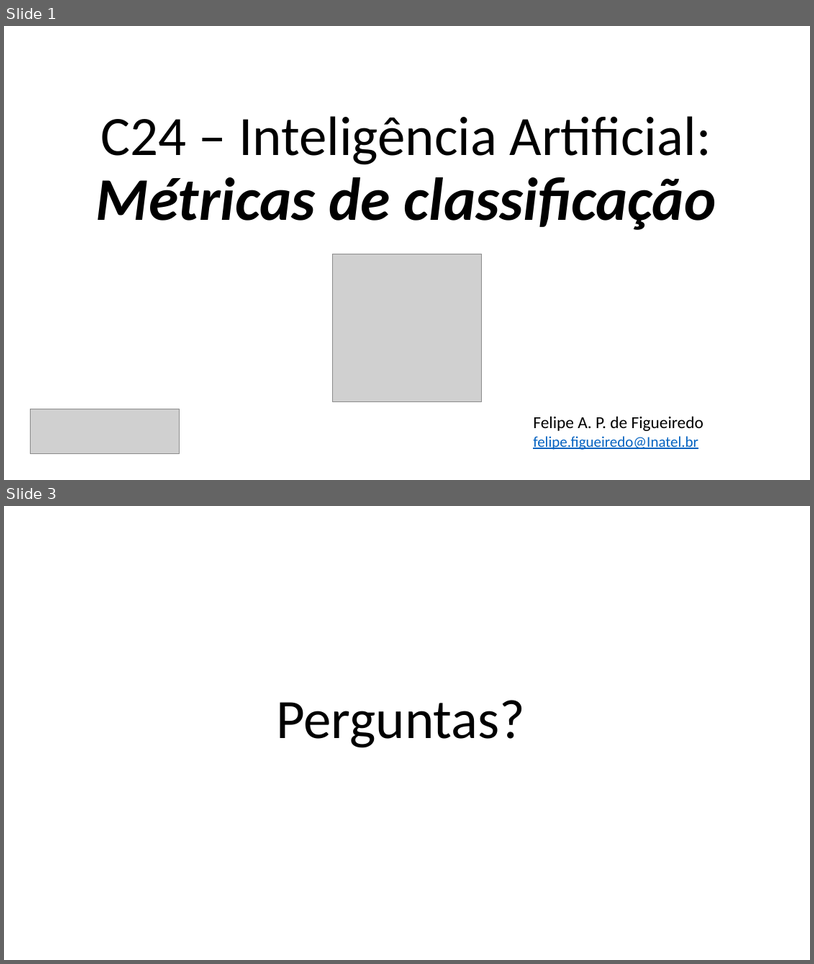
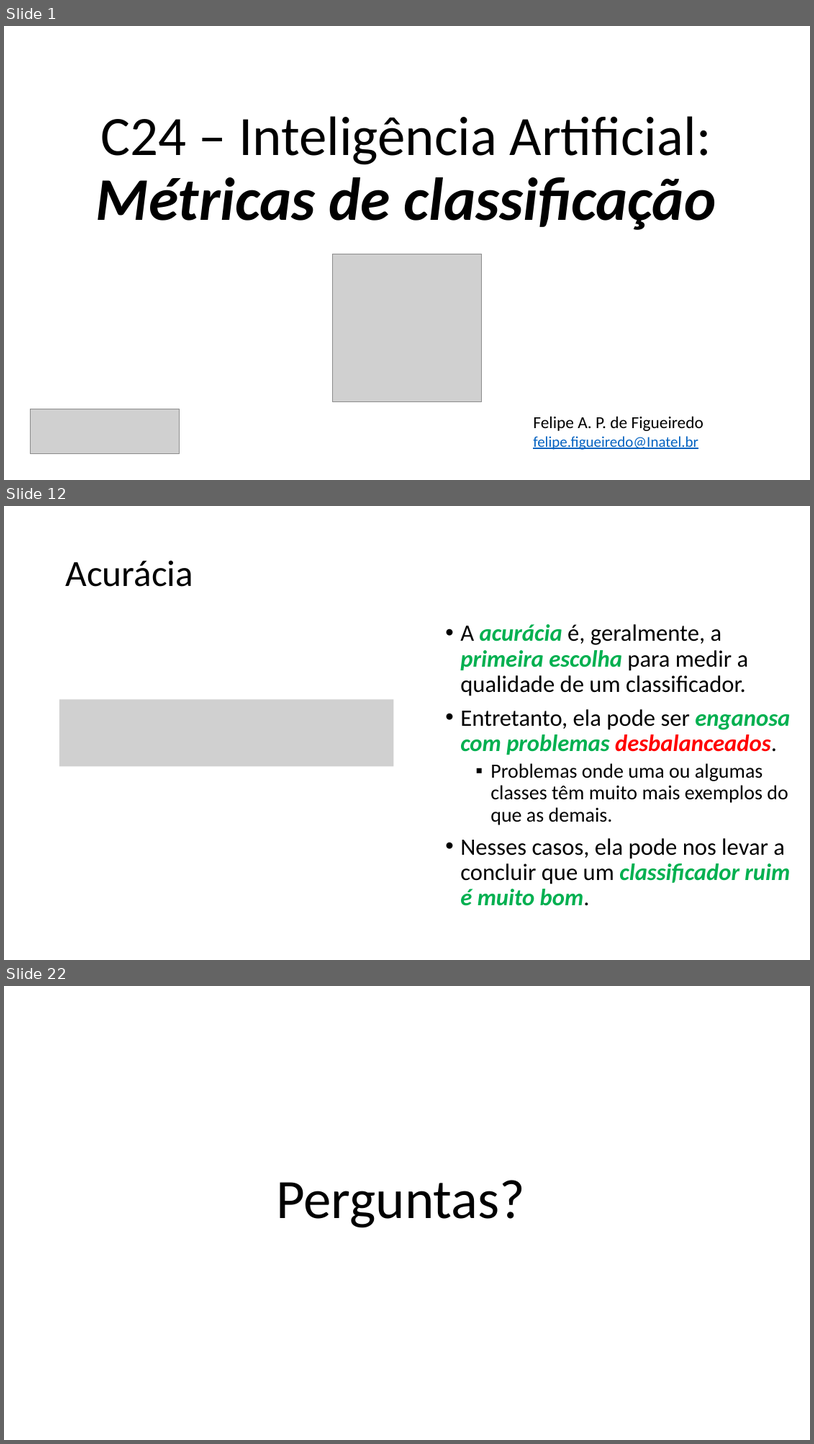
Before and after one commit to zz4fap/c24_inteligencia_artificial, a slide deck: slides/C24_Métricas_de_Classificação.pptx. Shown one above the other, each under a label of ours: slides 1 and 3 before the commit, slides 1, 12 and 22 after it; the slides between them are not shown. The pictures are 814x964 and 814x1444 pixels, drawn with LibreOffice and Linux fonts; fonts in the diff are those of the drawing; grey boxes stand for pictures. Boxes give left, top, right and bottom in pixels: in the first picture for what was removed or moved away, otherwise in the second. Text is boxed around its words. In the diff, an @@ line names an element or a change of style, - is before the commit and + after.

```diff
--- a/slides/C24_Métricas_de_Classificação.pptx
+++ b/slides/C24_Métricas_de_Classificação.pptx
@@ slide 12 added at <box>4,506,810,960</box>, background #FFFFFF @@
@@ title added at <box>65,560,193,587</box>, 44 pt, text #000000 @@
+Acurácia
@@ text added at <box>460,624,790,906</box>, 28 pt, text #000000 @@
+• A acurácia é, geralmente, a primeira escolha para medir a qualidade de um classificador.
+• Entretanto, ela pode ser enganosa com problemas desbalanceados.
+  ▪ Problemas onde uma ou algumas classes têm muito mais exemplos do que as demais.
+• Nesses casos, ela pode nos levar a concluir que um classificador ruim é muito bom.
@@ picture added at <box>59,700,394,767</box> @@
@@ what was slide 3 is now slide 22 @@
```
Also in this commit, not shown: 1 slide changed, 23 other slides added, 1 slide removed, 1 other file.
